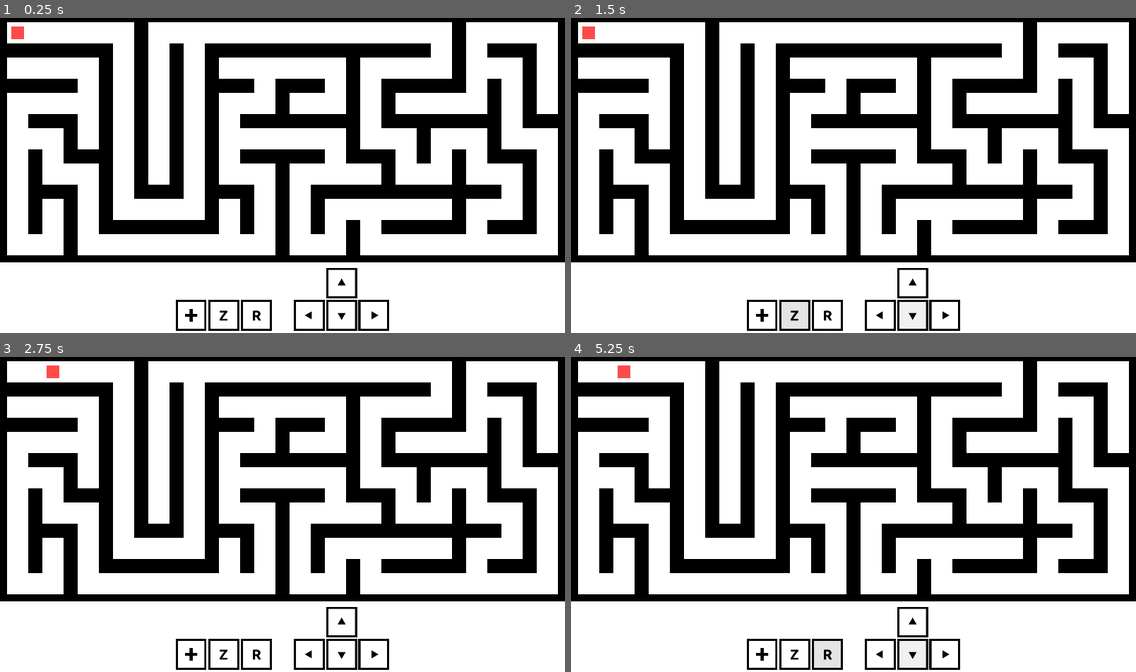
Above: before the commit, frames 1-4 (two rows, left to right).
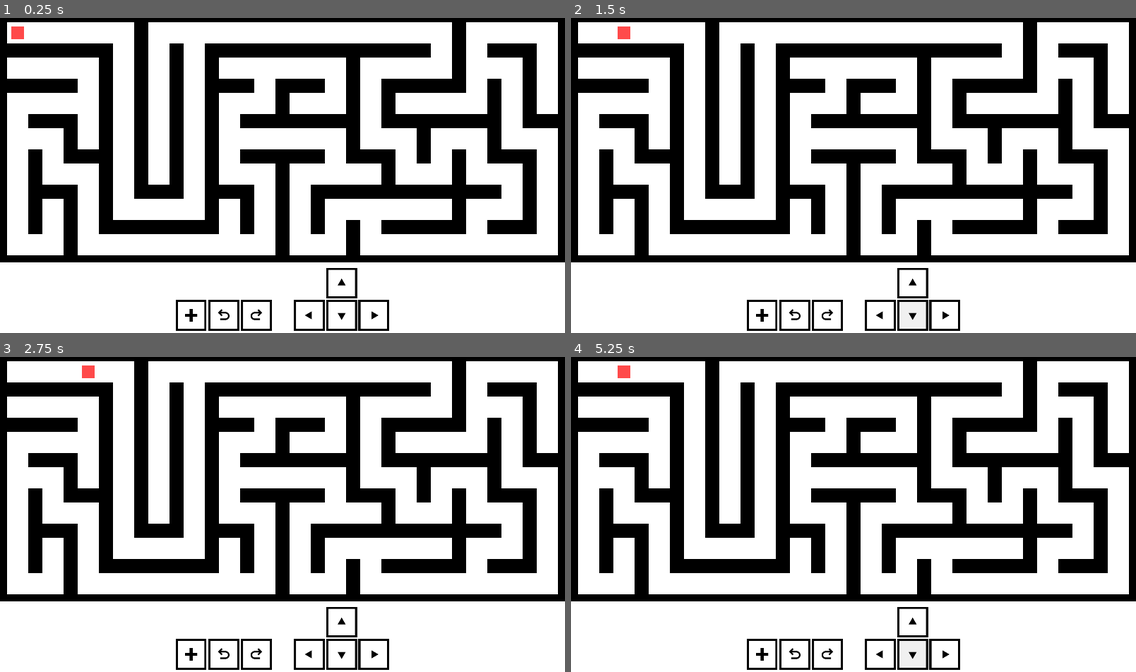
Above: after the commit, the same moments.

Repository: Skyvastern/command-pattern
Game: Godot game, scene res://Main/CommandPattern/CommandPattern.tscn
The game is run twice, just before and just after one commit, with the same random seed, the same clock (stepped at 60 frames per second) and the same inputs.
Inputs (mouse positions are in pixels of both pictures, inside the frame that each line leads up to):
- Up to frame 1 (0.25 s): no input
- Up to frame 2 (1.5 s): tap Enter at 0.5 s; move the mouse to (977, 159) at 0.52 s; hold Right (ui_right) 0.53-1.28 s; tap R (redo, bound only before the commit) at 0.6 s; click (977, 159) at 0.67 s; tap Space at 1.25 s; move the mouse to (740, 191) at 1.27 s; hold Down (ui_down) from 1.28 s (still down); tap Z (undo, bound only before the commit) at 1.35 s
- Up to frame 3 (2.75 s): tap Enter at 2 s; move the mouse to (339, 442) at 2.02 s; release Down (ui_down) at 2.03 s; hold Right (ui_right) from 2.03 s (still down); tap R (redo, bound only before the commit) at 2.1 s
- Up to frame 4 (5.25 s): tap Space at 2.75, 4.25 s; move the mouse to (825, 577) at 2.77 s; release Right (ui_right) at 2.78 s; hold Up (ui_up) 2.78-3.53 s; tap Z (undo, bound only before the commit) at 2.85, 4.35 s; click (825, 577) at 2.92 s; tap Enter at 3.5 s; move the mouse to (1023, 561) at 3.52 s; hold Left (ui_left) 3.53-5.03 s; tap R (redo, bound only before the commit) at 3.6, 5.1 s; move the mouse to (684, 464) at 4.27 s; move the mouse to (881, 514) at 5.02 s; hold Down (ui_down) from 5.03 s (still down); click (881, 514) at 5.17 s

The runs differ from the first frame. In frame 1, less than 0.1% of the frame differs, in the area x 38-47%, y 92-97%; in frame 2, 0.6%, in the area x 2-47%, y 2-99%; in frame 3, 0.3%; in frame 4, 0.4%.

Commit message:
Update undo & redo textures and their actions

Diff:
--- a/project.godot
+++ b/project.godot
@@ -84,12 +84,12 @@
 }
 undo={
 "deadzone": 0.5,
-"events": [ Object(InputEventKey,"resource_local_to_scene":false,"resource_name":"","device":0,"alt":false,"shift":false,"control":false,"meta":false,"command":false,"pressed":false,"scancode":90,"physical_scancode":0,"unicode":0,"echo":false,"script":null)
+"events": [ Object(InputEventKey,"resource_local_to_scene":false,"resource_name":"","device":0,"alt":false,"shift":false,"control":true,"meta":false,"command":true,"pressed":false,"scancode":90,"physical_scancode":0,"unicode":0,"echo":false,"script":null)
  ]
 }
 redo={
 "deadzone": 0.5,
-"events": [ Object(InputEventKey,"resource_local_to_scene":false,"resource_name":"","device":0,"alt":false,"shift":false,"control":false,"meta":false,"command":false,"pressed":false,"scancode":82,"physical_scancode":0,"unicode":0,"echo":false,"script":null)
+"events": [ Object(InputEventKey,"resource_local_to_scene":false,"resource_name":"","device":0,"alt":false,"shift":false,"control":true,"meta":false,"command":true,"pressed":false,"scancode":89,"physical_scancode":0,"unicode":0,"echo":false,"script":null)
  ]
 }
 
Binary file changed: Main/UI/Textures/Redo.png
Binary file changed: Main/UI/Textures/Undo.png
Not shown, added: Main/UI/Textures/README.md
